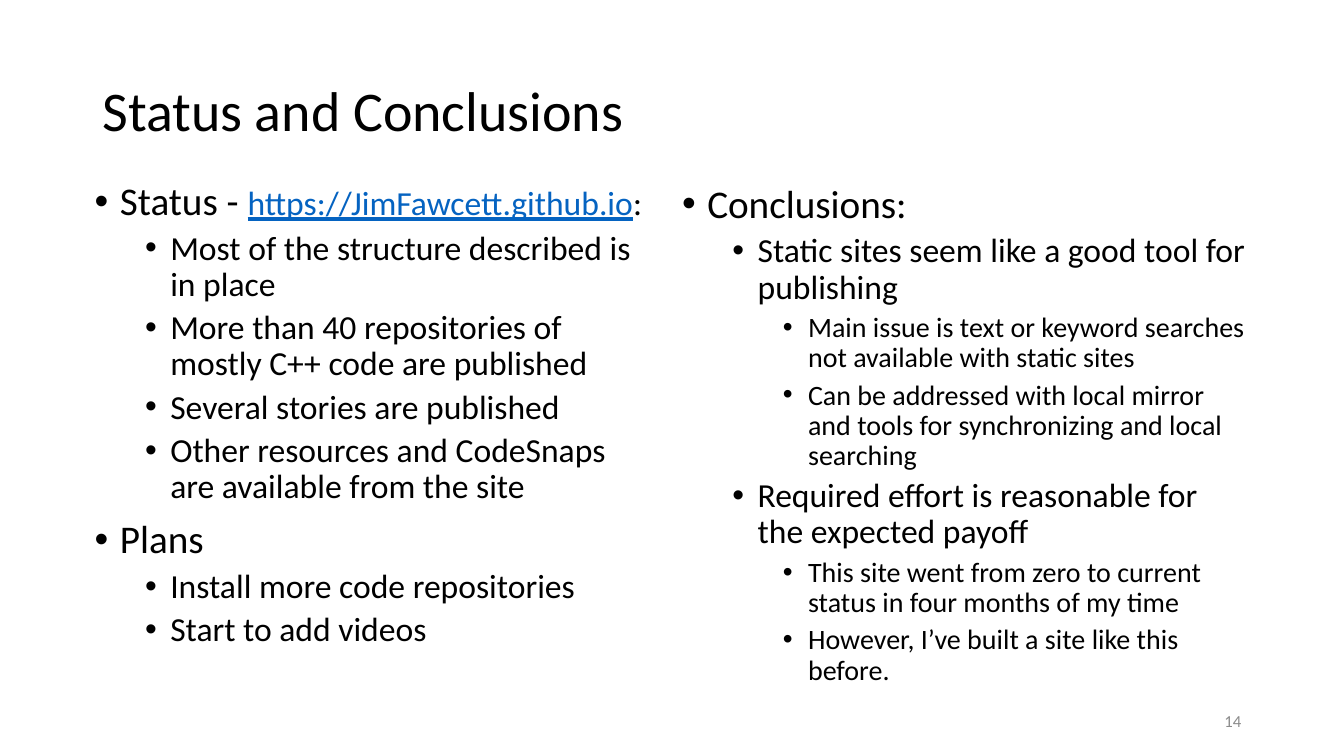
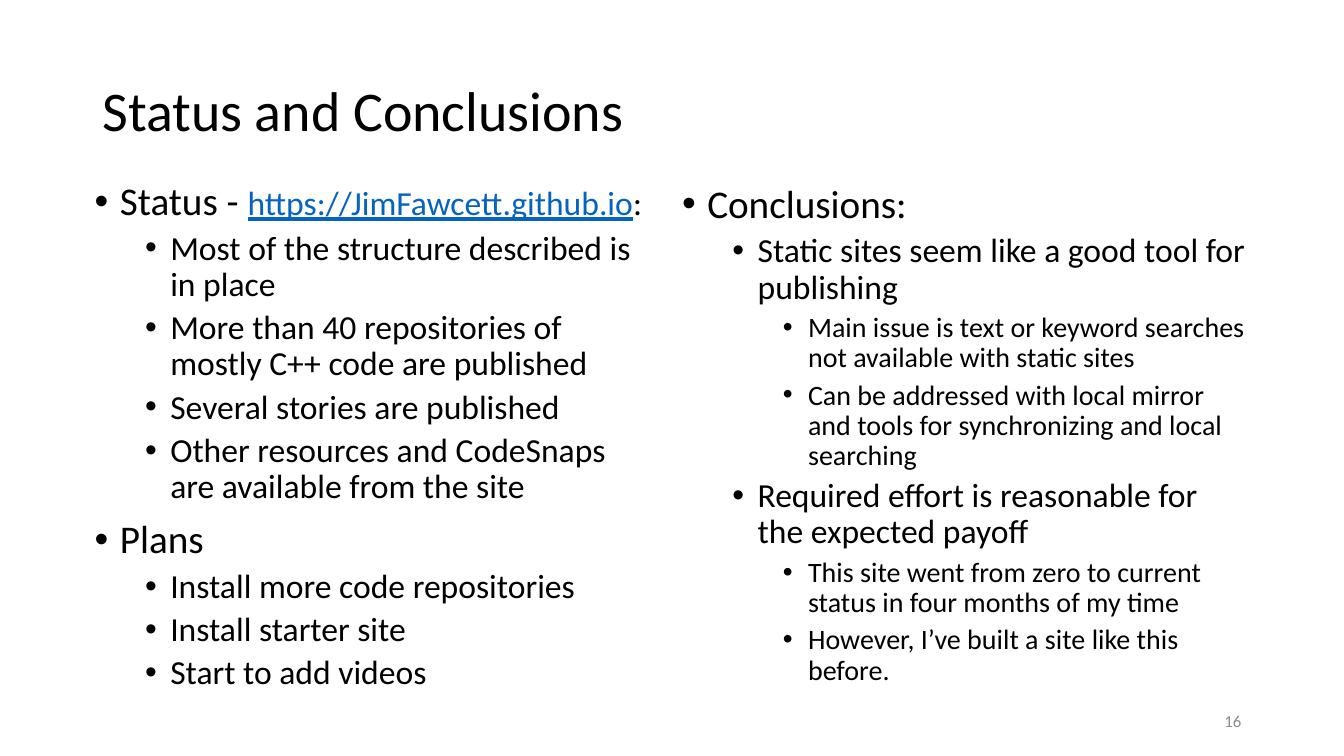
Before and after one commit to JimFawcett/JimFawcett.github.io, a slide deck: slide 16 of Resources/PublishingSourceCode.pptx (slide 14 before the commit). Drawn at 1344x756 pixels with LibreOffice and Linux fonts; fonts in the diff are those of the drawing. Boxes give left, top, right and bottom in pixels: in the first picture for what was removed or moved away, otherwise in the second. Text is boxed around its words. In the diff, an @@ line names an element or a change of style, - is before the commit and + after.

```diff
--- a/Resources/PublishingSourceCode.pptx
+++ b/Resources/PublishingSourceCode.pptx
@@ text at (170, 617, 405, 642): paragraph added @@
+  • Install starter site
@@ page number at (1224, 716, 1241, 727): text changed @@
-14
+16
```
Also in this commit, not shown: 7 other slides changed, 2 slides added, 1 other file.
